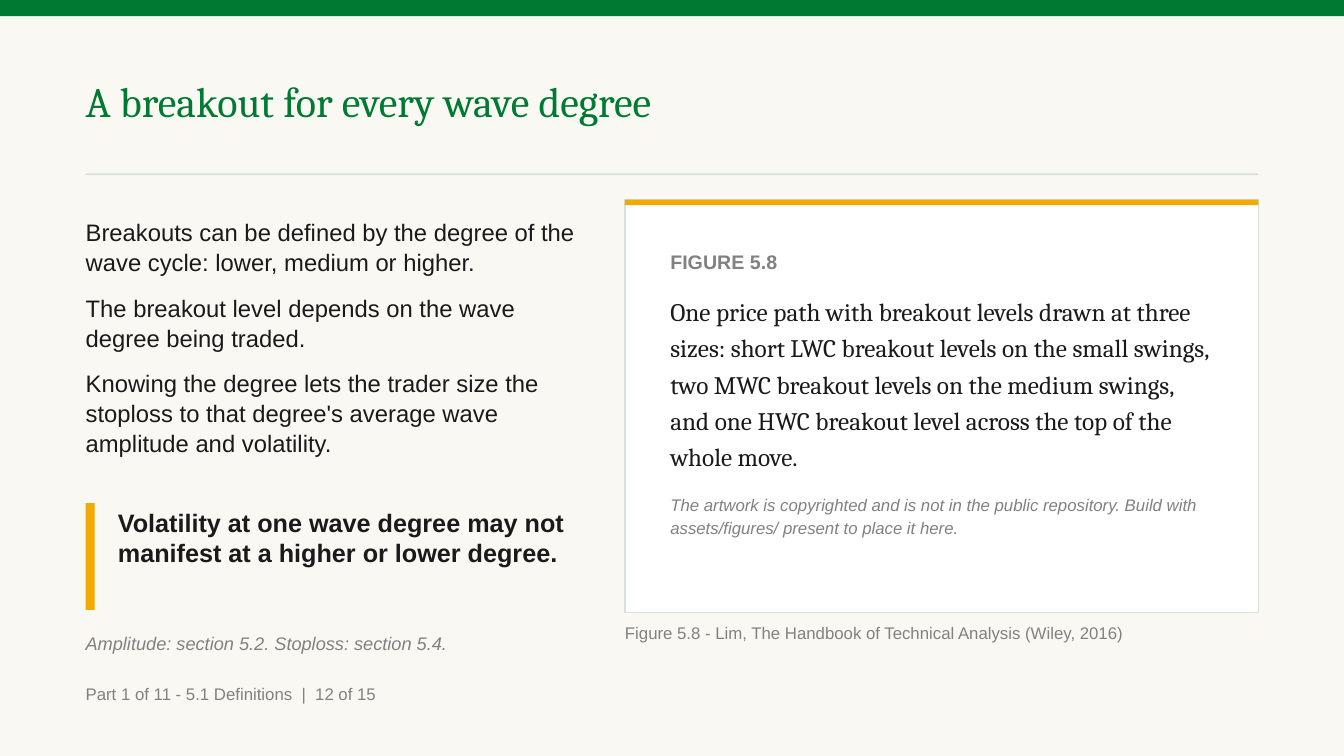
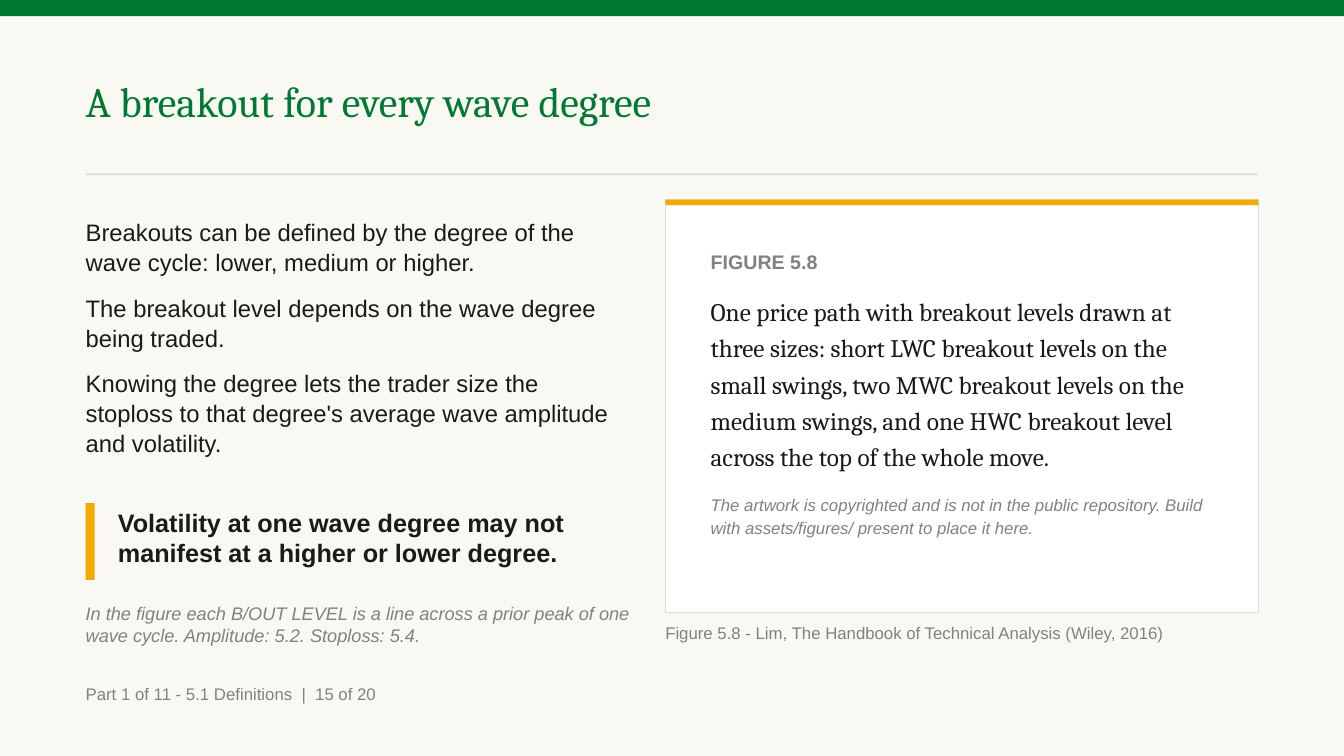
Before and after one commit to benjiesotelo-sudo/Telos_FIN1209, a slide deck: slide 22 of chapter-05/FIN1209-Chapter-05.pptx (slide 19 before the commit). Drawn at 1344x756 pixels with LibreOffice and Linux fonts; fonts in the diff are those of the drawing. Boxes give left, top, right and bottom in pixels: in the first picture for what was removed or moved away, otherwise in the second. Text is boxed around its words. In the diff, an @@ line names an element or a change of style, - is before the commit and + after.

Commit message:
Recall breakout by chapter before Chapter 5 widens it
The instructor read the breakout slide in 5.1 as contradicting Chapters 2
and 4, which had used the word only of price leaving a range. No chapter and
not the book ever defines it. Four slides now stand where one did: the
recall, by chapter, on Chapter 4's own PHP 40 to PHP 44 range; what Chapter
5 adds, a breakout through any level; the book's Figure 5.8; and the three
levels on price bars, with the stretch under the top read as a consolidation
at a higher degree. The slide says that join is ours.

Every term Chapters 1 to 4 mark, and every word they taught by use, was then
checked against this deck. Each recall names its chapter on the slide and no
longer only in the cue, because the deck is studied from a PDF with no cues.
Convergence, penetration, the consolidation phase and the filters say how
this chapter's use differs. chapter-05/README.md has the table and
TEMPLATE.md the rule.

Figures 5.7 and 5.9 get a companion chart on price bars, and the bar
stochastic gets a measured bar so Figure 5.18 can sit beside the
characteristic it draws. Six charts, AD to AI, on existing chartkit forms,
so no earlier chapter is rebuilt. The deck is 147 slides and 260 minutes at
the calibrated rate, and no pair slide is set below 17 point.

```diff
--- a/chapter-05/FIN1209-Chapter-05.pptx
+++ b/chapter-05/FIN1209-Chapter-05.pptx
@@ rectangle: place and size @@
-rectangle at [625, 200, 1258, 613]
+rectangle at [665, 200, 1258, 613]
@@ rectangle: place and size @@
-rectangle at [625, 200, 1258, 206]
+rectangle at [665, 200, 1258, 206]
@@ text "Breakouts can be defined by ..." rewrapped from [86, 223, 574, 457] to [86, 223, 608, 457] @@
@@ text "FIGURE 5.8" rewrapped from [670, 255, 1210, 538] to [711, 255, 1202, 538] @@
@@ rectangle: place and size @@
-rectangle at [86, 503, 95, 610]
+rectangle at [86, 503, 95, 580]
@@ text at [86, 607, 629, 646]: text changed @@
-Amplitude: section 5.2. Stoploss: section 5.4.
+In the figure each B/OUT LEVEL is a line across a prior peak of one wave cycle. Amplitude: 5.2. Stoploss: 5.4.
@@ text "Figure 5.8 - Lim, The ...": place and size @@
-text "Figure 5.8 - Lim, The ..." at [625, 627, 1123, 643]
+text "Figure 5.8 - Lim, The ..." at [665, 627, 1163, 643]
@@ text at [86, 688, 376, 700]: text changed @@
-Part 1 of 11 - 5.1 Definitions | 12 of 15
+Part 1 of 11 - 5.1 Definitions | 15 of 20
```
Also in this commit, not shown: 54 other slides changed, 6 slides added, 6 other files.
